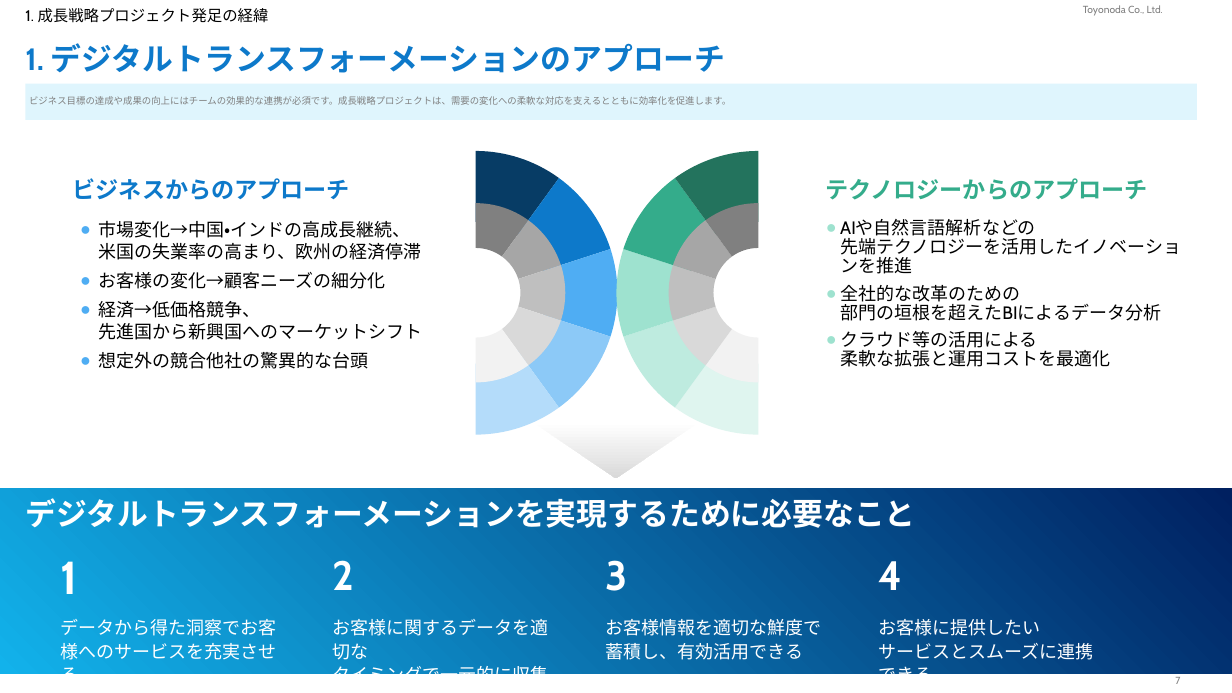
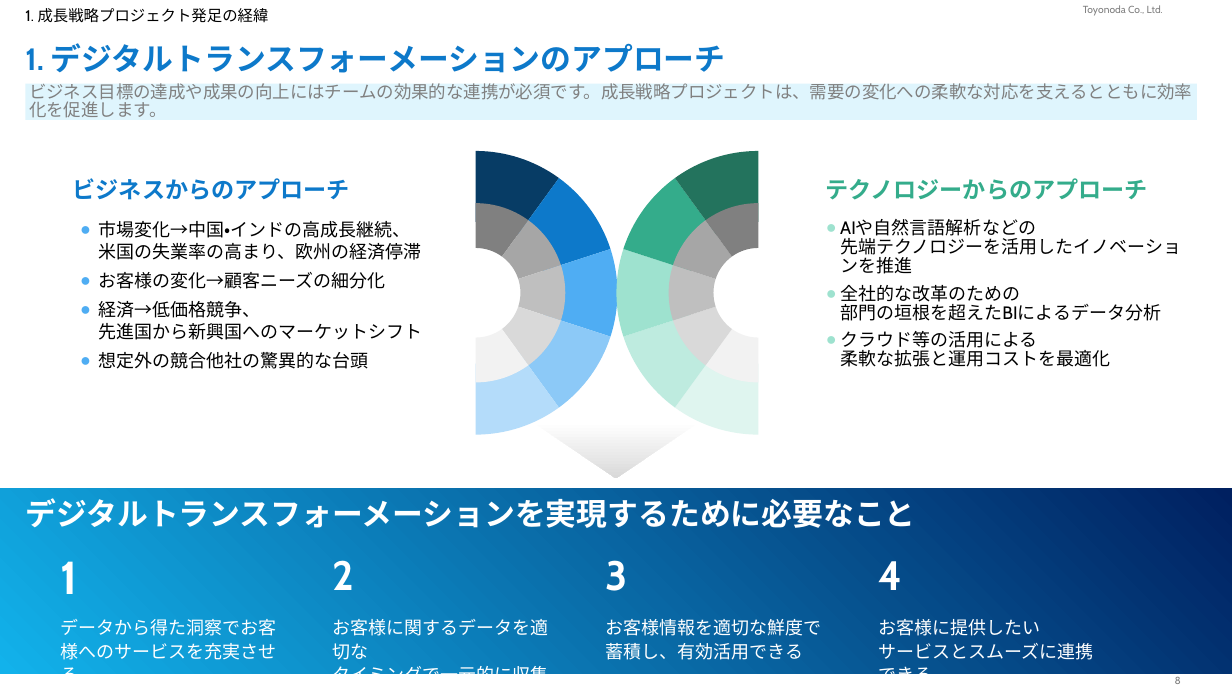
Before and after one commit to carreraastra/PBL01, a slide deck: slide 8 of PBL04_演習5_m.kiyo.pptx (slide 7 before the commit). Drawn at 1232x693 pixels with LibreOffice and Linux fonts; fonts in the diff are those of the drawing; background and template pictures are left out. Boxes give left, top, right and bottom in pixels: in the first picture for what was removed or moved away, otherwise in the second. Text is boxed around its words. In the diff, an @@ line names an element or a change of style, - is before the commit and + after.

```diff
--- a/PBL04_演習5_m.kiyo.pptx
+++ b/PBL04_演習5_m.kiyo.pptx
@@ rectangle "ビジネス目標の達成や成果の向上にはチームの効果的な連携が必須です。成長戦略プロジェクトは、需要の変化への柔軟な対応を支え ..." at box(26, 84, 1198, 120): size 7.3 to 13.6 pt @@
@@ page number at box(1175, 677, 1181, 684): text changed @@
-7
+8
```
Also in this commit, not shown: 5 other slides changed, 1 slide added.
